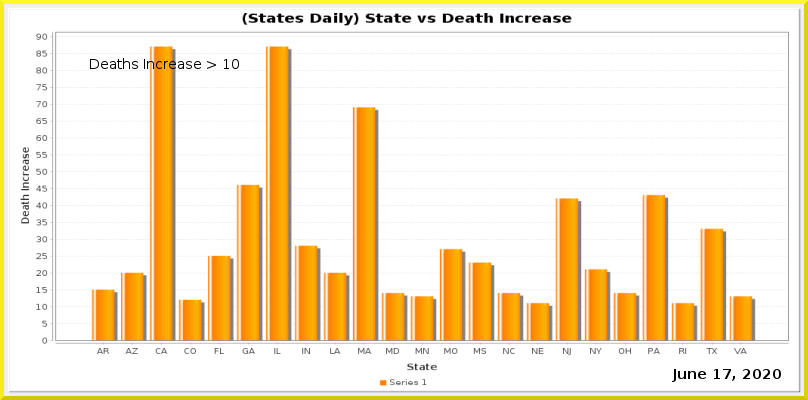
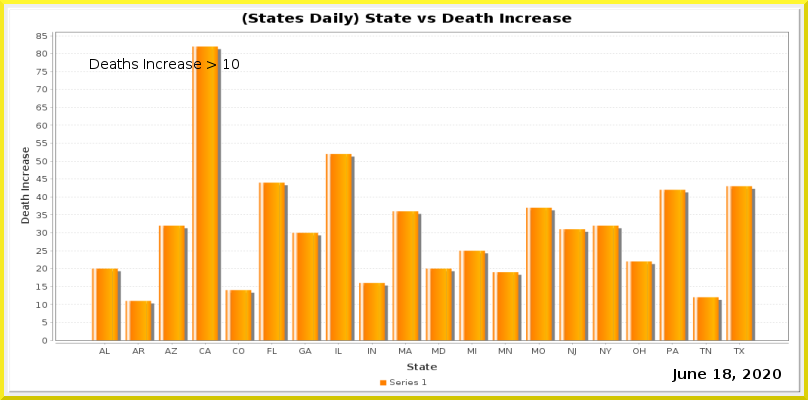
Layers edited between the first and the second 808×400 image:
painted on "Current Date" over [723, 369, 731, 379]
painted on "Date_vs_TestIncrease.png" over [36, 33, 789, 356]
